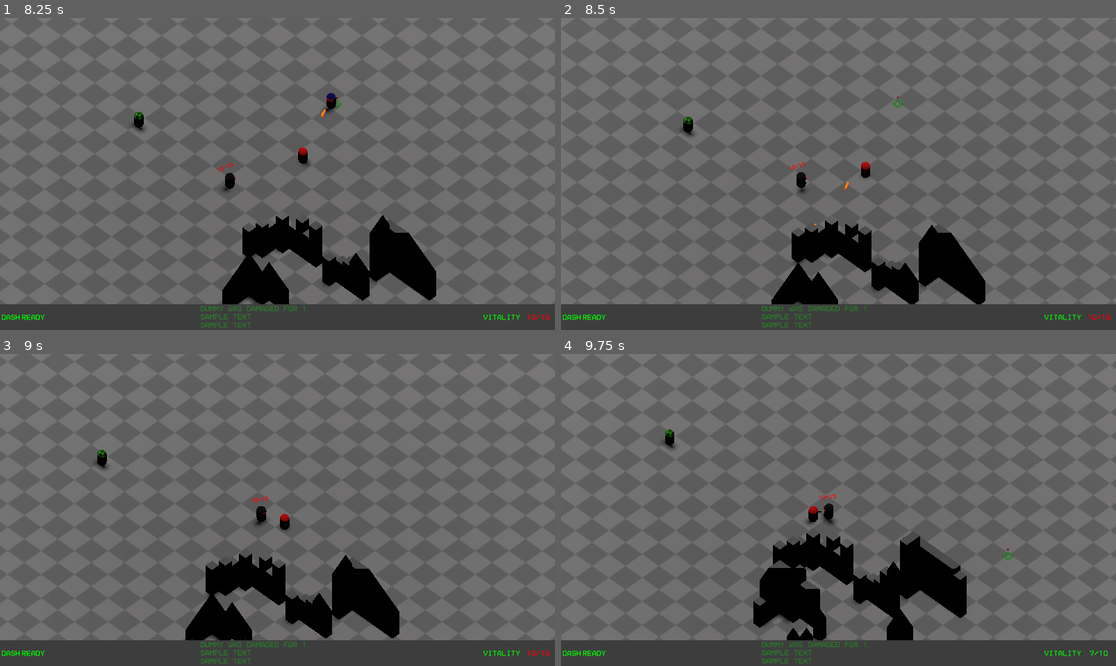
Above: before the commit, frames 1-4 (two rows, left to right).
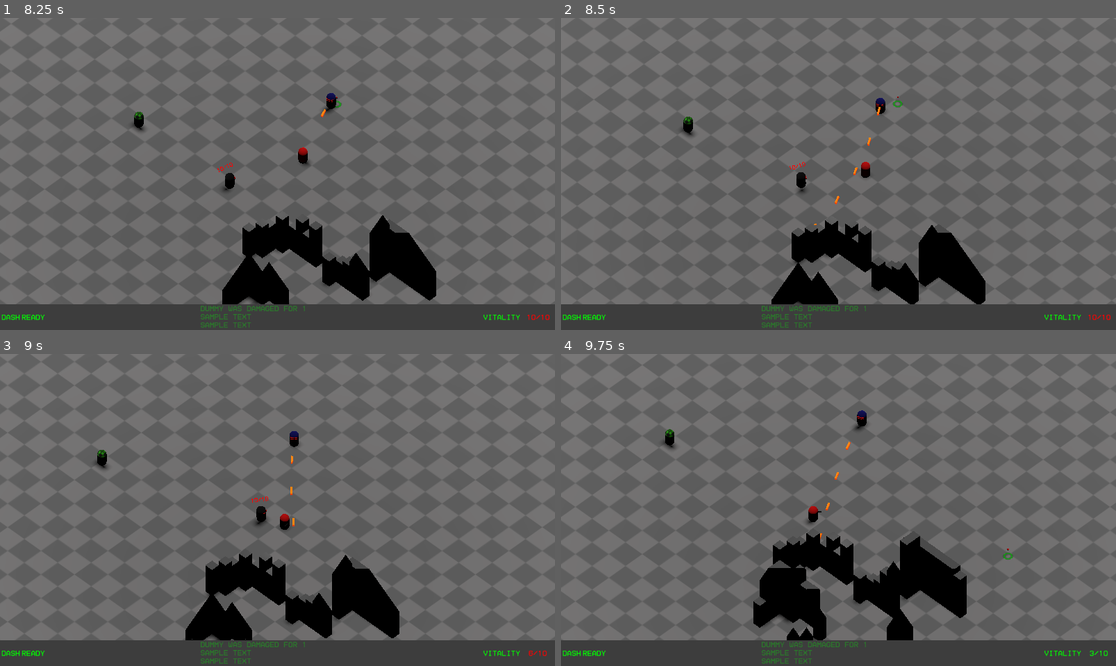
Above: after the commit, the same moments.

Repository: saladwithgrass/hyperdeath
Game: Godot game, scene res://levels/test_level/test_level.tscn
The game is run twice, just before and just after one commit, with the same random seed, the same clock (stepped at 60 frames per second) and the same inputs.
Inputs (mouse positions are in pixels of both pictures, inside the frame that each line leads up to):
- Up to frame 1 (8.25 s): move the mouse to (399, 158) at 0.52 s; hold D (right) 0.53-1.28 s; click (399, 158) at 0.6 s; move the mouse to (166, 189) at 1.27 s; hold S (backward) 1.28-2.03 s; tap F (F) at 1.35 s; click (166, 189) at 1.55 s; move the mouse to (333, 105) at 2.02 s; hold D (right) 2.03-2.78 s; click (333, 105) at 2.1 s; move the mouse to (249, 236) at 2.77 s; hold W (forward) 2.78-3.53 s; right-click (249, 236) at 2.85 s; click (249, 236) at 3.05 s; move the mouse to (444, 220) at 3.52 s; hold A (left) 3.53-5.03 s; tap Mouse wheel down (scroll_down) at 3.6 s; click (444, 220) at 3.8 s; move the mouse to (111, 127) at 4.27 s; tap Mouse wheel up (scroll_up) at 4.35 s; click (111, 127) at 4.55 s; move the mouse to (305, 174) at 5.02 s; hold S (backward) 5.03-5.78 s; tap Shift (shift) at 5.1 s; click (305, 174) at 5.3 s; move the mouse to (194, 96) at 5.77 s; hold D (right) 5.78-6.53 s; tap Keypad 0 (spawn_0) at 5.85 s; click (194, 96) at 6.05 s; move the mouse to (399, 158) at 6.52 s; hold W (forward) 6.53-7.28 s; tap Keypad 1 (spawn_1) at 6.6 s; click (399, 158) at 6.8 s; move the mouse to (166, 189) at 7.27 s; hold D (right) 7.28-8.03 s; tap Keypad 2 (spawn_2) at 7.35 s; click (166, 189) at 7.55 s; move the mouse to (333, 105) at 8.02 s; hold S (backward) from 8.03 s (still down); tap Keypad 3 (spawn_3) at 8.1 s
- Up to frame 2 (8.5 s): keep holding S (backward); click (894, 105) at 8.3 s
- Up to frame 3 (9 s): move the mouse to (249, 572) at 8.77 s; release S (backward) at 8.78 s; hold A (left) from 8.78 s (still down); tap Keypad 4 (spawn_4) at 8.85 s
- Up to frame 4 (9.75 s): click (810, 572) at 9.05 s; move the mouse to (1005, 556) at 9.52 s; release A (left) at 9.53 s; hold W (forward) from 9.53 s (still down); tap Keypad 5 (spawn_5) at 9.6 s

Frame 1 is identical in both runs. In frame 2, 0.1% of the frame differs, in the area x 49-59%, y 25-60%; in frame 3, 0.2%; in frame 4, 0.3%, in the area x 46-96%, y 18-97%.
Error in both runs: Invalid access of index '4' on a base object of type: 'Array'. (res://player/player.gd:154)

Commit message:
added LMG enemy

Diff:
--- a/enemies/generic_enemy/generic_enemy.gd
+++ b/enemies/generic_enemy/generic_enemy.gd
@@ -50,6 +50,7 @@
 
 # refill health
 func _ready():
+	super._ready()
 	health = max_health
 
 func _process(delta: float) -> void:
@@ -57,5 +58,5 @@
 
 
 func _on_attack_timer_timeout() -> void:
-	print('shooting')
+	# print('shooting')
 	shoot()
--- a/enemies/generic_enemy/generic_enemy.tscn
+++ b/enemies/generic_enemy/generic_enemy.tscn
@@ -6,6 +6,8 @@
 [sub_resource type="CapsuleShape3D" id="CapsuleShape3D_cb5rn"]
 
 [node name="generic_enemy" type="CharacterBody3D" node_paths=PackedStringArray("gun_muzzle")]
+collision_layer = 4
+collision_mask = 9
 script = ExtResource("1_8ywa3")
 projectile_template = ExtResource("2_ll3q7")
 gun_muzzle = NodePath("rig/gun_muzzle")
--- a/enemies/machine_gunner_enemy/machine_gunner_enemy.gd
+++ b/enemies/machine_gunner_enemy/machine_gunner_enemy.gd
@@ -1,2 +1,32 @@
 extends GenericEnemy
 class_name MachineGunnerEnemy
+
+@export var mag_size:int = 30
+var cur_bullet_count:int = mag_size
+
+@export var reload_time:float = 3
+@export var fire_rate:float = 15
+var delay_between_shots = 1.0 / fire_rate
+
+func _ready():
+	super._ready()
+	$reload_timer.wait_time = reload_time
+	$attack_timer.wait_time = delay_between_shots
+
+func shoot():
+	# print('bullets: ', cur_bullet_count)
+	super.shoot()
+	cur_bullet_count -= 1
+	if cur_bullet_count == 0:
+		# print('reloading')
+		$attack_timer.stop()
+		$reload_timer.start(reload_time)
+
+func _process(delta: float) -> void:
+	super._process(delta)
+
+
+func _on_reload_timer_timeout() -> void:
+	# print('reloaded')
+	cur_bullet_count = mag_size
+	$attack_timer.start()
--- a/enemies/machine_gunner_enemy/machine_gunner_enemy.tscn
+++ b/enemies/machine_gunner_enemy/machine_gunner_enemy.tscn
@@ -19,7 +19,11 @@
 
 [node name="machine_gunner_enemy" instance=ExtResource("1_yhdou")]
 script = ExtResource("2_mjkcd")
+mag_size = 30
+reload_time = 3.0
+fire_rate = 15.0
 projectile_template = ExtResource("3_giw0b")
+max_health = 10.0
 
 [node name="skin" type="MeshInstance3D" parent="rig" index="1"]
 transform = Transform3D(1, 0, 0, 0, 1, 0, 0, 0, 1, 0, 1, 0)
@@ -38,3 +42,8 @@
 
 [node name="attack_timer" parent="." index="3"]
 wait_time = 0.1
+
+[node name="reload_timer" type="Timer" parent="." index="4"]
+one_shot = true
+
+[connection signal="timeout" from="reload_timer" to="." method="_on_reload_timer_timeout"]
--- a/global_stuff/killable.gd
+++ b/global_stuff/killable.gd
@@ -5,10 +5,14 @@
 var health:int
 var is_being_parried:bool = false
 
+func _ready():
+	pass
+
 func set_target(new_target):
 	pass
 
 func deal_damage(damage:int):
+
 	health -= damage
 	if (health <= 0):
 		kill()
--- a/misc_objects/heavy bullet/heavy_bullet.tscn
+++ b/misc_objects/heavy bullet/heavy_bullet.tscn
@@ -17,7 +17,7 @@
 
 [node name="heavy_bullet" type="CharacterBody3D"]
 collision_layer = 8
-collision_mask = 5
+collision_mask = 7
 script = ExtResource("1_n2x3b")
 
 [node name="skin" type="MeshInstance3D" parent="."]
--- a/misc_objects/projectile/generic_projectile.gd
+++ b/misc_objects/projectile/generic_projectile.gd
@@ -19,7 +19,9 @@
 		queue_free()
 	lifetime -= delta
 	var collision := move_and_collide(velocity*delta)
+	# print(delta, collision)
 	if collision != null:
+		# print(collision)
 		if collision.get_collider() is Killable:
 			collision.get_collider().deal_damage(damage)
 		queue_free()
